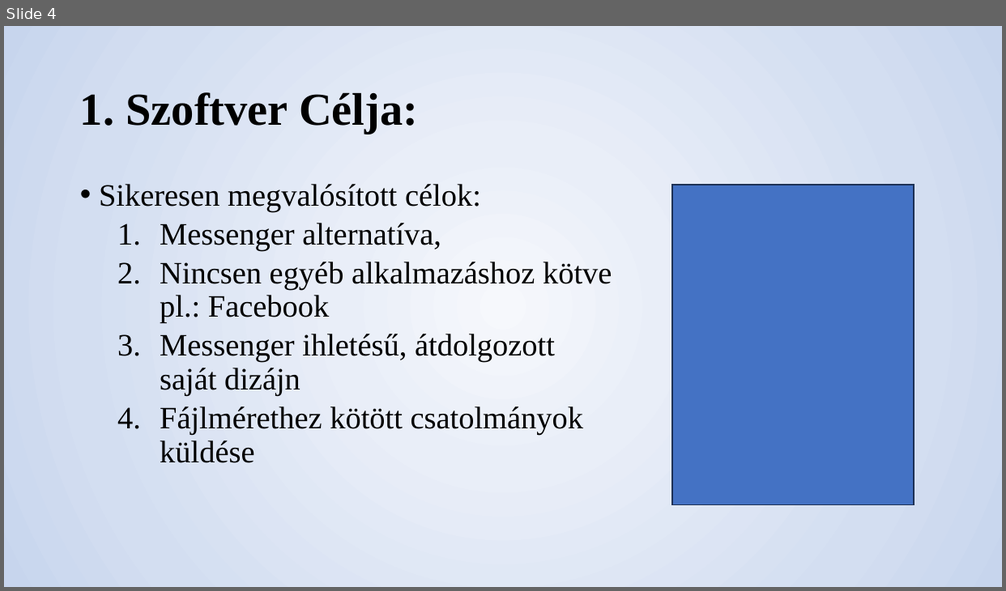
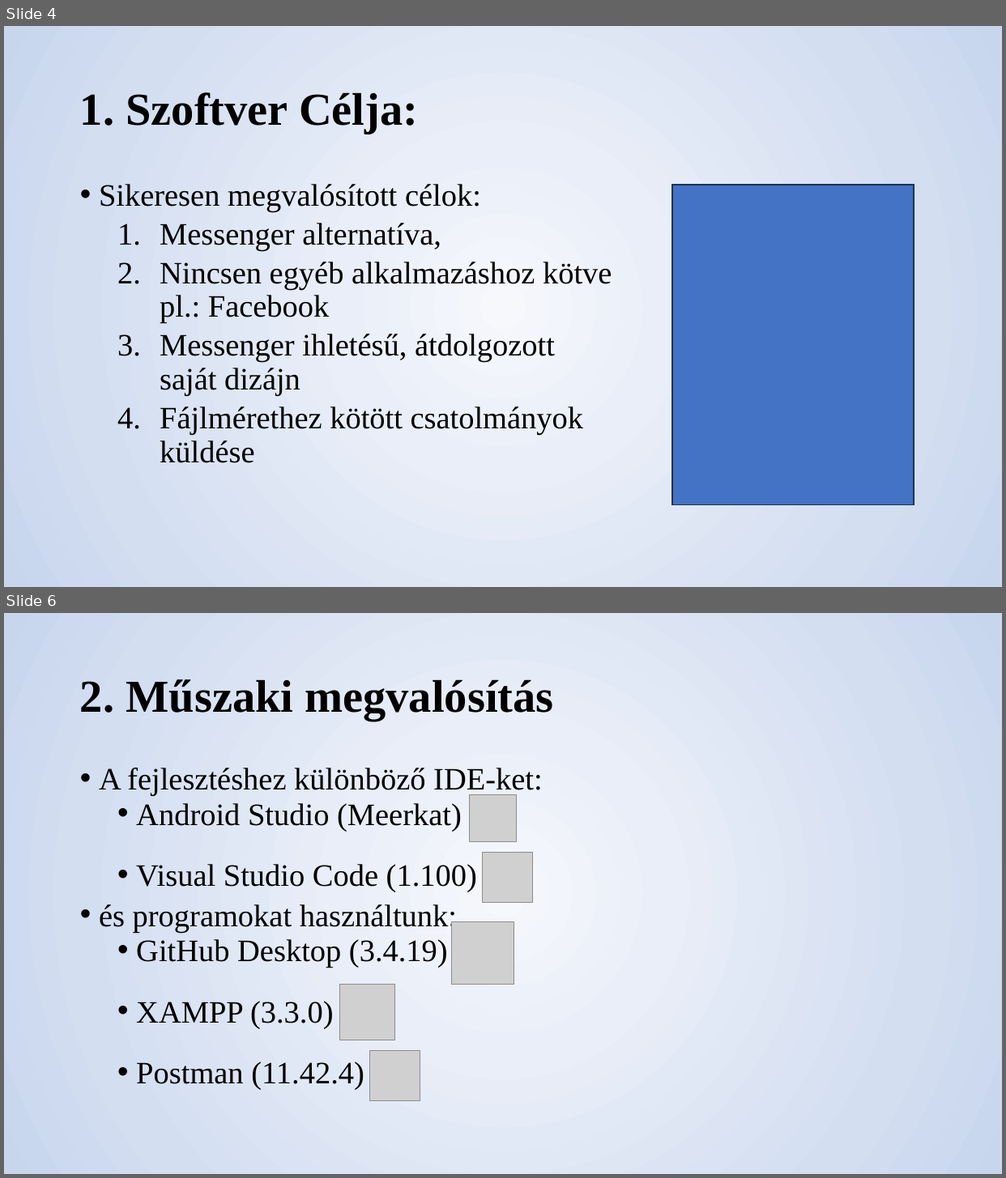
Before and after one commit to smolelevent/Messengeres-vizsgaremek, a slide deck: Chatex dokumentáció/presentation.pptx. Shown one above the other, each under a label of ours: slide 4 before the commit, slides 4 and 6 after it; the slides between them are not shown. The pictures are 1006x591 and 1006x1178 pixels, drawn with LibreOffice and Linux fonts; fonts in the diff are those of the drawing; grey boxes stand for pictures. Boxes give left, top, right and bottom in pixels: in the first picture for what was removed or moved away, otherwise in the second. Text is boxed around its words. In the diff, an @@ line names an element or a change of style, - is before the commit and + after.

```diff
--- a/Chatex dokumentáció/presentation.pptx
+++ b/Chatex dokumentáció/presentation.pptx
@@ slide 6 added at box(4, 613, 1002, 1174), background gradient #F6F8FC to #E9EEF8 to #D3DEF1 to #C7D5ED @@
@@ title added at box(80, 679, 553, 721), 44 pt, text #000000, bold @@
+2. Műszaki megvalósítás
@@ text added at box(99, 768, 543, 1090), 30 pt, text #000000 @@
+• A fejlesztéshez különböző IDE-ket:
+  • Android Studio (Meerkat)
+  • Visual Studio Code (1.100)
+• és programokat használtunk:
+  • GitHub Desktop (3.4.19)
+  • XAMPP (3.3.0)
+  • Postman (11.42.4)
@@ picture added at box(470, 795, 516, 841) @@
@@ picture added at box(483, 853, 533, 903) @@
@@ picture added at box(451, 922, 513, 985) @@
@@ picture added at box(340, 984, 394, 1040) @@
@@ picture added at box(369, 1051, 420, 1101) @@
```
Also in this commit, not shown: 2 slides changed, 4 other slides added, 4 slides removed, 14 other files.
